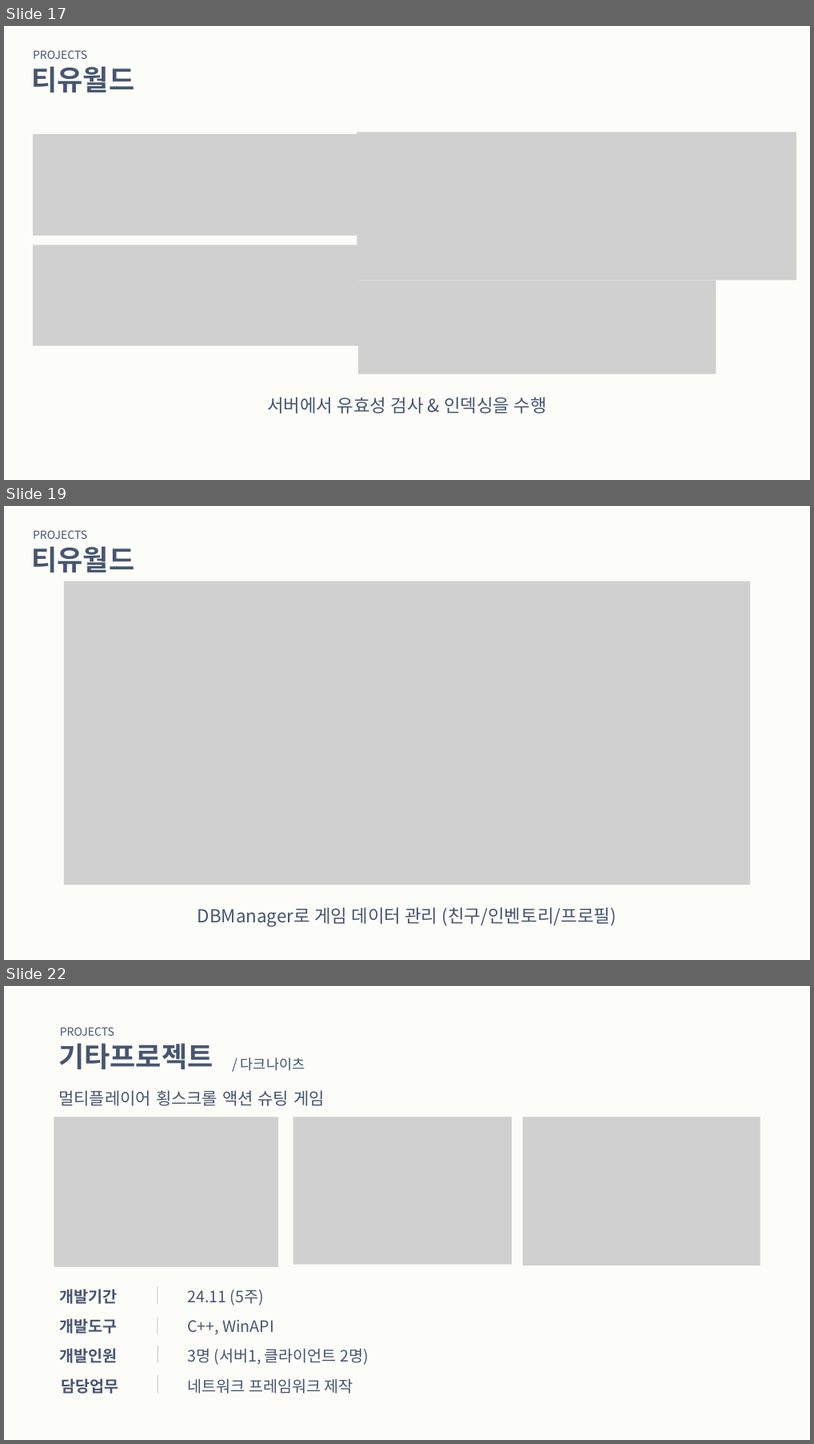
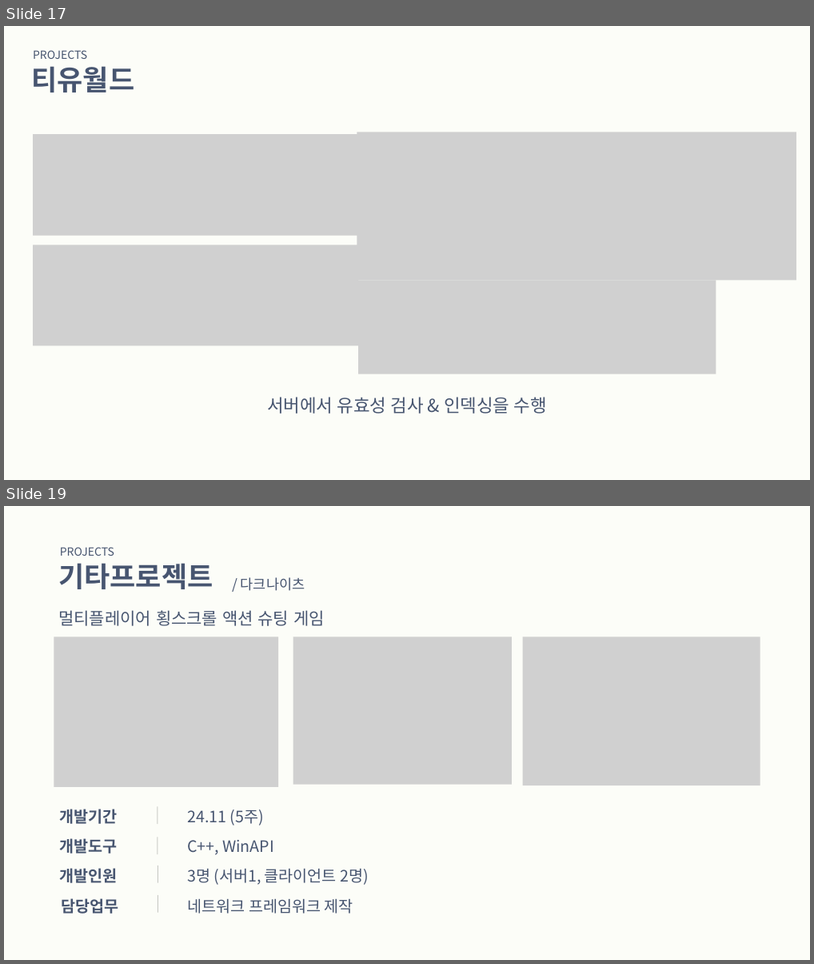
Before and after one commit to sungone/GP2025, a slide deck: 문서/포트폴리오/황수지/황수지포트폴리오.pptx. Shown one above the other, each under a label of ours: slides 17, 19 and 22 before the commit, slides 17 and 19 after it; the slides between them are not shown. The pictures are 814x1444 and 814x964 pixels, drawn with LibreOffice and Linux fonts; fonts in the diff are those of the drawing; grey boxes stand for pictures. Boxes give left, top, right and bottom in pixels: in the first picture for what was removed or moved away, otherwise in the second. Text is boxed around its words. In the diff, an @@ line names an element or a change of style, - is before the commit and + after.

```diff
--- a/문서/포트폴리오/황수지/황수지포트폴리오.pptx
+++ b/문서/포트폴리오/황수지/황수지포트폴리오.pptx
@@ slide 19 removed at (4,506,810,960), background #FCFDF8 @@
@@ text removed at (31,546,134,572) @@
-티유월드
@@ text removed at (33,530,87,539) @@
-PROJECTS
@@ picture removed at (64,581,750,884) @@
@@ text removed at (198,907,617,926) @@
-DBManager로 게임 데이터 관리 (친구/인벤토리/프로필)
@@ what was slide 22 is now slide 19 @@
```
Also in this commit, not shown: 4 slides changed, 2 other slides removed.
